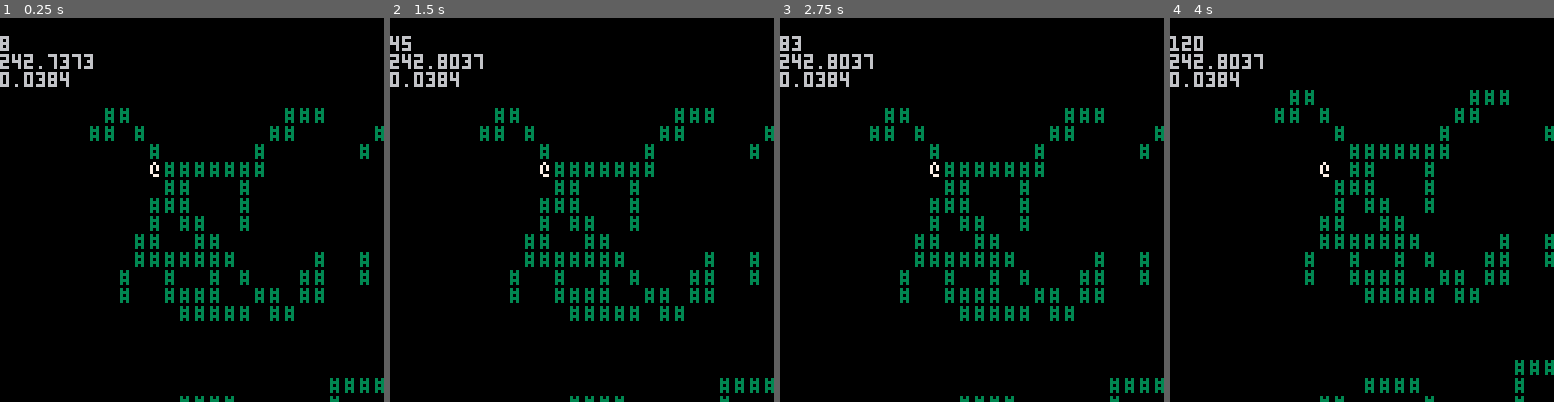
Above: before the commit, frames 1-4 (left to right).
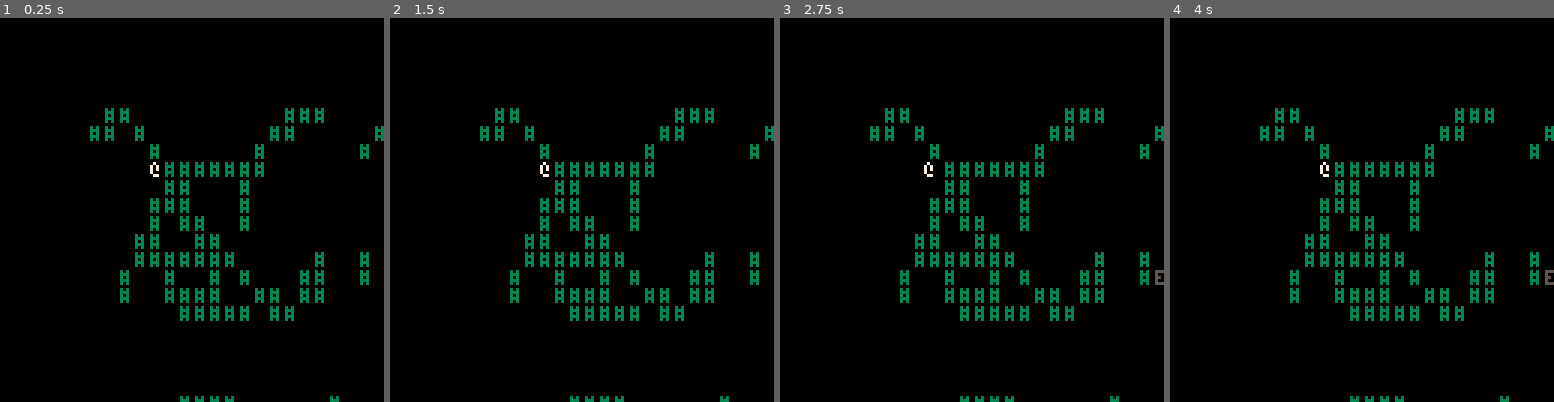
Above: after the commit, the same moments.

Repository: arnodick/castle
Game: PICO-8 cartridge castle.p8
Two runs of this game, one before a commit and one after it. Both use one fixed random seed, a clock stepped at 60 frames per second and the inputs below.
Inputs:
- Up to frame 1 (0.25 s): no input
- Up to frame 2 (1.5 s): tap X (X key) at 0.33, 1.07 s; tap O (Z key) at 0.7 s
- Up to frame 3 (2.75 s): hold Right 1.6-2.1 s; tap O (Z key) at 1.7, 2.1, 2.5 s; tap X (X key) at 1.85 s; hold Up 2.15-2.42 s; hold Right from 2.47 s (still down)
- Up to frame 4 (4 s): tap O (Z key) at 2.9, 3.3, 3.7 s; tap X (X key) at 2.97 s; release Right at 3.03 s; hold Left 3.08-3.58 s; hold Down 3.63-3.97 s

The runs differ from the first frame. In frame 1, 1.1% of the frame differs, in the area x 0-100%, y 4-98%; in frame 2, 1.2%; in frame 3, 1.4%; in frame 4, 7.8%, in the area x 0-100%, y 4-100%.

Commit message:
attack stuff

Diff:
--- a/castle.p8
+++ b/castle.p8
@@ -1,7 +1,7 @@
 pico-8 cartridge // http://www.pico-8.com
 version 5
 __lua__
-debug=true
+debug=false
 debug_l={}
 
 function debug_u()
@@ -32,7 +32,8 @@
 	a.x=x
 	a.y=y
 	a.c=c
-	a.hit=false
+	a.attack=0
+	a.hit=0
 	a.shake=0
 	add(actors,a)
 	return a
@@ -54,6 +55,20 @@
 	return dire
 end
 
+function follow(a,t)
+	local xdist=t.x-a.x
+	local ydist=t.y-a.y
+	if abs(xdist)>=abs(ydist) then
+		if xdist<0 then return 1
+		else return 2
+		end
+	else
+		if ydist<0 then return 4
+		else return 8
+		end
+	end
+end
+
 function moveactor(a,d)
 	if d!=0 then
 		local dire=direction(d)
@@ -70,16 +85,30 @@
 function colactor(a,d,t)
 	local dire=direction(d)
 
-	if t.t==3 then
+	if t.t!=2 then
 		if a.x+dire[1]==t.x and a.y+dire[2]==t.y then
-			t.hit=true
+			a.attack=10
+			if t.hit==0 then
+				t.hit=2
+				moveactor(t,d)
+			else
+				del(actors,t)
+			end
 		end
 	end
 end
 
 function shake(a)
-	if a.hit then
+	if a.hit>0 then
 		a.shake=cos(timer*1/16)*2
+	--else
+		--a.shake=0
+	end
+	if a.attack>0 then
+		a.shake=cos(timer*1/4)*2
+		a.attack-=1
+	else
+		a.shake=0
 	end
 end
 
@@ -89,12 +118,19 @@
 		d=btnp()
 	end
 	if a.t==3 then
-		d=2^flr(rnd(4))
-	end
+		d=follow(a,p)
+		--d=2^flr(rnd(4))
+	end
+	if a.hit==0 then
 	if moveactor(a,d) then
 		for target in all(actors) do
 			colactor(a,d,target)
 		end
+	end
+	end
+	if a.hit>0 then
+		a.hit-=1
+		if a.hit==0 then a.shake=0 end
 	end
 end
 
@@ -130,6 +166,7 @@
 			loadmap(a,b,flr(rnd(8)),level)
 		end
 	end
+	p=makeactor(1,actortypes[1].ch,5,5,actortypes[1].c)
 	for b=1,room_w do
 		for a=1,room_w do
 			local cell=room[a][b]
@@ -138,7 +175,6 @@
 			end
 		end
 	end
-	p=makeactor(1,actortypes[1].ch,5,5,actortypes[1].c)
 end
 
 function _draw()
@@ -155,6 +191,9 @@
 
 function _update()
 	if btnp()>0 then
+		--for t in all(actors) do
+			--t.shake=0
+		--end
 		foreach(actors,doactor)
 	end
 	foreach(actors,shake)
@@ -296,22 +335,22 @@
 0000000000000000000000000000000000000000000000000000000000000000000000000000000000000000000000000000000000000000000000000000000000000000000000000000000000000000000000000000000000000000000000000000000000000000000000000000000000000000000000000000000000000000
 0000000000000000000000000000000000000000000000000000000000000000000000000000000000000000000000000000000000000000000000000000000000000000000000000000000000000000000000000000000000000000000000000000000000000000000000000000000000000000000000000000000000000000
 __map__
-0000000000000000000000000000000000000202020200000000000000000000000000000000000202000000000000000000000000000000000000000000000002020202020200000000000000000000000000000000020202000000000000000000000000000000000000000000000000000202020202020202000202020200
+0000000000000000000000000000000000000000000000000000000000000000000000000000000000000000000000000000000000000000000000000000000000000000000000000000000000000000000000000000000000000000000000000000000000000000000000000000000000000202020202020202000202020200
 0000000000000202020200000000000000000200000200000000000000000000000000000000020200000000000000000000000000000000000000000000000002000000000002000000000000000000000000000202000000020000000000000002020000000000000000000002020202020000000000000000000000000002
 0000000202000000000002000000000000000000000000000000000000000000000000000000020000000000000000000000000000000000000000000000000002000000000002000000000000000000000002020000000000020000000000000202000200000000000000000202000000000000000000000000000000000002
 0000020000000000000000020000000000020202020202000000000000000000000002000002020202020202000000000000000002020202020202000000000002000000000000020000000000000000000200000000000000000000000000020000000002000000000000020000000000000000000000000202020200000002
-0000000000000000000000000000000000000000000000020000000000000000000002020202020002000002000000000000000000000000020202020000000200000000020002020202020000000000020000000202020202020200000200000000000000020202020202020000000000000000000202020202020200000002
-0000000000000000000000000000000000000000000000020002020200000000000002020200000202000002000000000000000200020000000000020200020200000000020200000202020000000002000000020200000000020000000000000000000000020200000002000000000000000000000002020200000200000200
-0000000000000000000000000000000000000000000000020200000000000000020000000000000200000202000000000002000000000000000000020202020000000002020000000002000000000200000002000200000000020200020000000000000002020200000002000000000000000000020200000000000200000200
-0000000000000000000000000002000000000000020002020000000202020002000000000202020202020202020002020000000002020200000000020200000000000000020202020202020002020000020000000202020000000202000000000000000002000202000002000000000000000202000000000000000202020000
-0000000000000000000000000002000000000002020200020002020200000000000000000202020000000000020202000000000000000002020202020000000000000002020000020202020000000000020000000000000202020202000000000000000202000002020000000000000002000200000000000000000202020000
-0000020000000000000000000002000000020202020000020002000000000000000000000202000200000000000000000200000000000000020202020200000000000200000000000202000000000000020000000000000202020202000000000000000202020202020200000000000200020202020000000000000202020000
+0000000000000000000000000000000000000000000000020000000000000000000002020202020002000002000000000000000000000000020202020000000000000000020002020202020000000000020000000202020202020200000200000000000000020202020202020000000000000000000202020202020200000002
+0000000000000000000000000000000000000000000000020002020200000000000002020200000202000002000000000000000200020000000000020200020000000000020200000202020000000002000000020200000000020000000000000000000000020200000002000000000000000000000002020200000200000200
+0000000000000000000000000000000000000000000000020200000000000000020000000000000000000202000000000002000000000000000000020202020000000002020000000002000000000200000002000200000000020200020000000000000002020200000002000000000000000000020200000000000200000200
+0000000000000000000000000002000000000000020000000000000202020002000000000202020200020202020002000000000002020200000000020200000000000000020202020202020002020000020000000202020000000202000000000000000002000202000002000000000000000202000000000000000202020000
+0000000000000000000000000002000000000002020200020002020200000000000000000202020000000000020202000000000000000000000000000000000000000002020000020202020000000000020000000000000202020202000000000000000202000002020000000000000002000200000000000000000202020000
+0000020000000000000000000002000000020202020000020002000000000000000000000202000200000000000000000200000000000000020202000000000000000200000000000202000000000000020000000000000202020202000000000000000202020202020200000000000200020202020000000000000202020000
 0000020000000000000300000002000000020202020202020000000000000000000000000202000002000200000000000002000202020202020200000002000000020000000000000202000000000000020200000000000200000002000000000000020000020000020002000000020202000000020202000000020202000000
 0000000000000000000000000002000000000002020202020200000000000000000000000002020202020200000000000000000002000200020202000202000002020000000000000002000000000000000200000002020202020202000000000000020000020202020000020200020202000000000002000000020200000000
 0000000000000000000000000000000000000000000000020202000000000000000000000002000000000200000000000000000000000000000000000000020200000000000000020000000000000000000002000202000200000000000000000000000000000202020202000202000000000000000002020000000000000000
 0000000002000000000000000000000000000000000202020202000000000000000000000200000000000002000000000000000000000000000000000000000000000000000000020202000000000000000000000200020200000000000000000000000000000000000000000000000000000000000000020200000000000000
 0000000000000000000000000000000000000002020202020200000000000000000000020200000000000000000000000000000000000000000000000000000000000000000000000000000000000000000000020002020200000000000000000000000000000000000000000000000000000000000000000202000000000000
-0000000000000000000000000000000000000000000000000000000000000000000000000000000000000000000000000000000000000000000000000000000000000000000000000000000000000000000000000200000200000000000000000000000000000000000000000000000000000000000000000000000000000000
+0000000000000000000000000000000000000000000000000000000000000000000000000000000000000000000000000000000000000000000000000000000000000000000000000000000000000000000000000000000000000000000000000000000000000000000000000000000000000000000000000000000000000000
 0000000000000000000000000000000000000000000000000000000000000000000000000000000000000000000000000000000000000000000000000000000000000000000000000000000000000000000000000000000000000000000000000000000000000000000000000000000000000000000000000000000000000000
 0000000000000000000000000000000000000000000000000000000000000000000000000000000000000000000000000000000000000000000000000000000000000000000000000000000000000000000000000000000000000000000000000000000000000000000000000000000000000000000000000000000000000000
 0000000000000000000000000000000000000000000000000000000000000000000000000000000000000000000000000000000000000000000000000000000000000000000000000000000000000000000000000000000000000000000000000000000000000000000000000000000000000000000000000000000000000000
